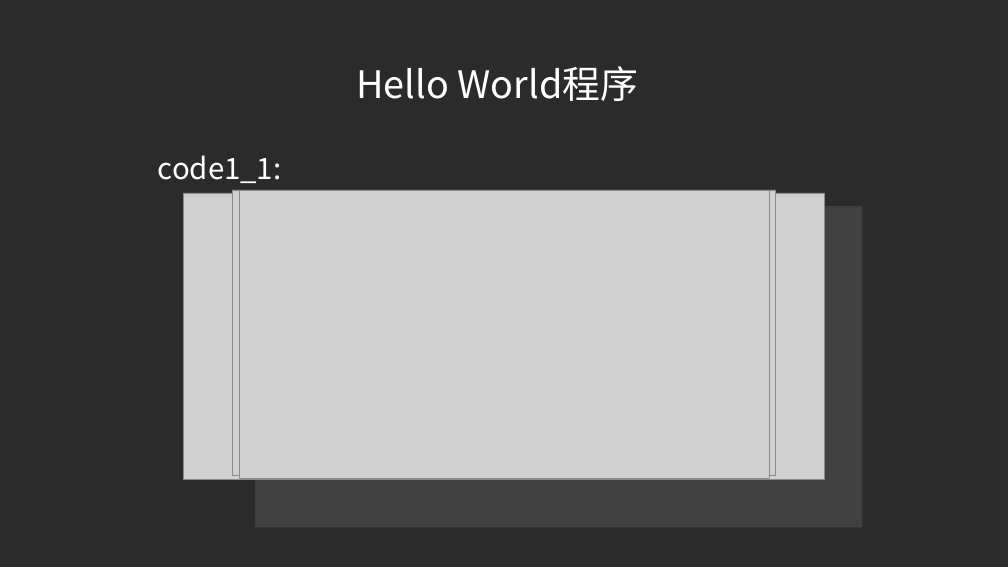
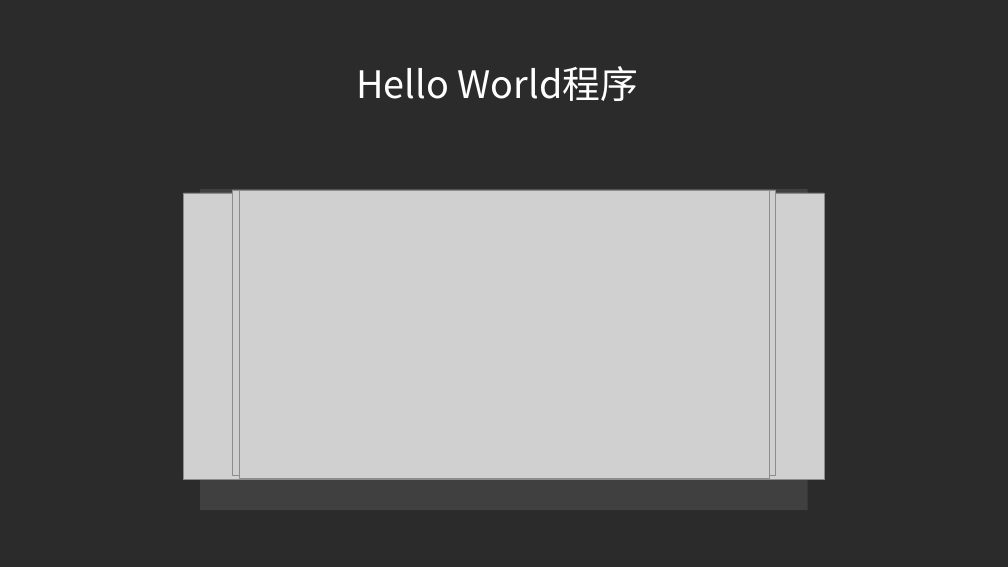
Before and after one commit to SiriYXR/SeniorCourse, a slide deck: slide 27 of doc/教学课件/C语言基础/PPT/1.HelloWorld.pptx. Drawn at 1008x567 pixels with LibreOffice and Linux fonts; fonts in the diff are those of the drawing; grey boxes stand for pictures; background and template pictures are left out; a plain dark background stands for a picture behind light text. Boxes give left, top, right and bottom in pixels: in the first picture for what was removed or moved away, otherwise in the second. Text is boxed around its words. In the diff, an @@ line names an element or a change of style, - is before the commit and + after.

```diff
--- a/doc/教学课件/C语言基础/PPT/1.HelloWorld.pptx
+++ b/doc/教学课件/C语言基础/PPT/1.HelloWorld.pptx
@@ text removed at (158,155,282,183) @@
-code1_1:
@@ rectangle: place and size @@
-rectangle at (255,206,863,528)
+rectangle at (200,189,808,510)
```
Also in this commit, not shown: 2 other files.
